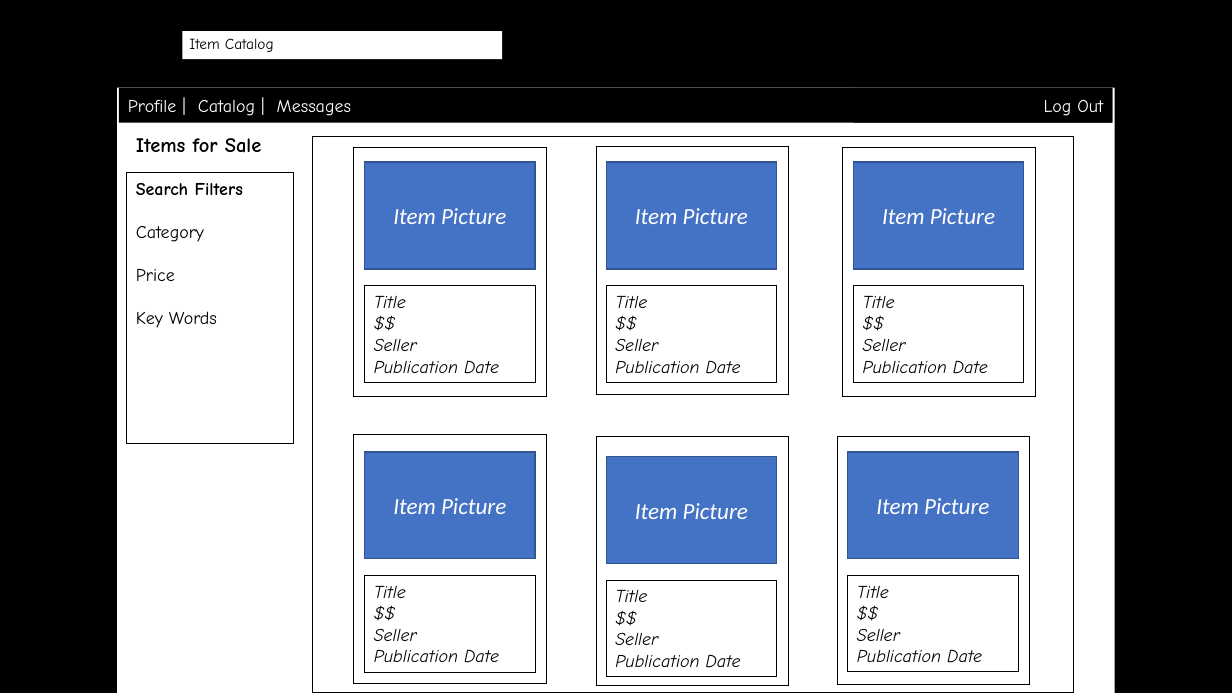
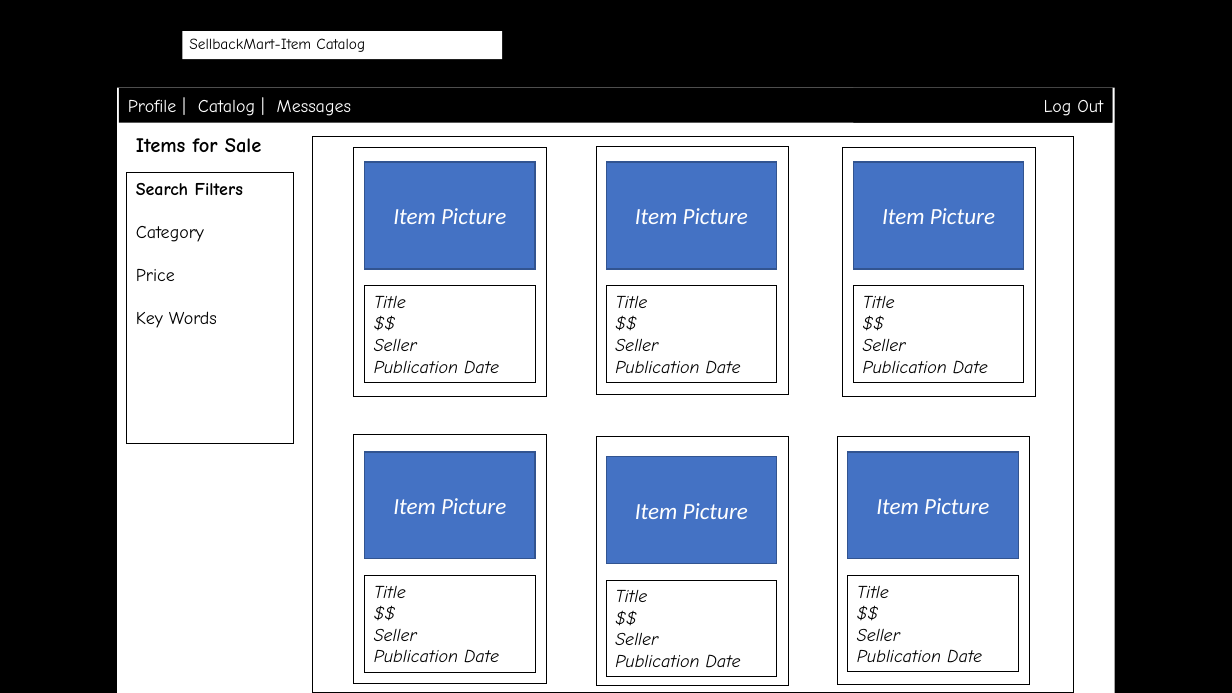
Before and after one commit to byllynho/SellBackMart, a slide deck: slide 6 of docs/wireframes/wireframes.pptx (slide 1 before the commit). Drawn at 1232x693 pixels with LibreOffice and Linux fonts; fonts in the diff are those of the drawing; background and template pictures are left out. Boxes give left, top, right and bottom in pixels: in the first picture for what was removed or moved away, otherwise in the second. Text is boxed around its words. In the diff, an @@ line names an element or a change of style, - is before the commit and + after.

```diff
--- a/docs/wireframes/wireframes.pptx
+++ b/docs/wireframes/wireframes.pptx
@@ text at bbox=[189, 38, 365, 52]: text changed @@
-Item Catalog
+SellbackMart-Item Catalog
```
Also in this commit, not shown: 10 other slides changed, 3 slides added.
